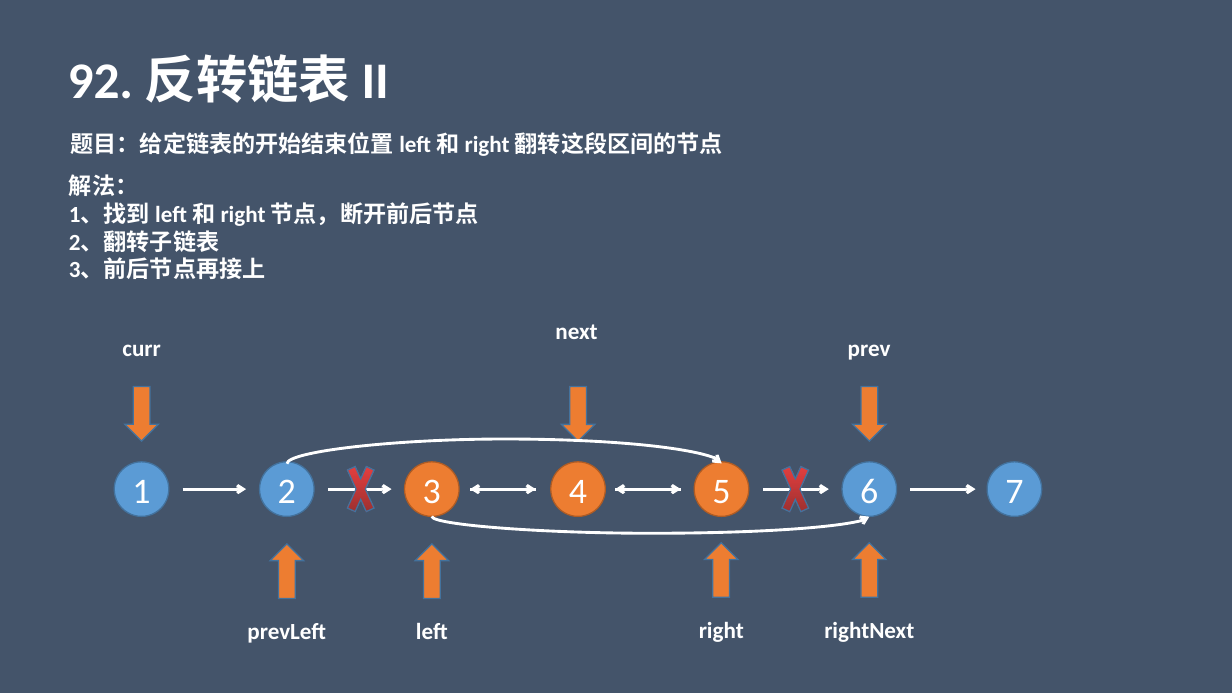
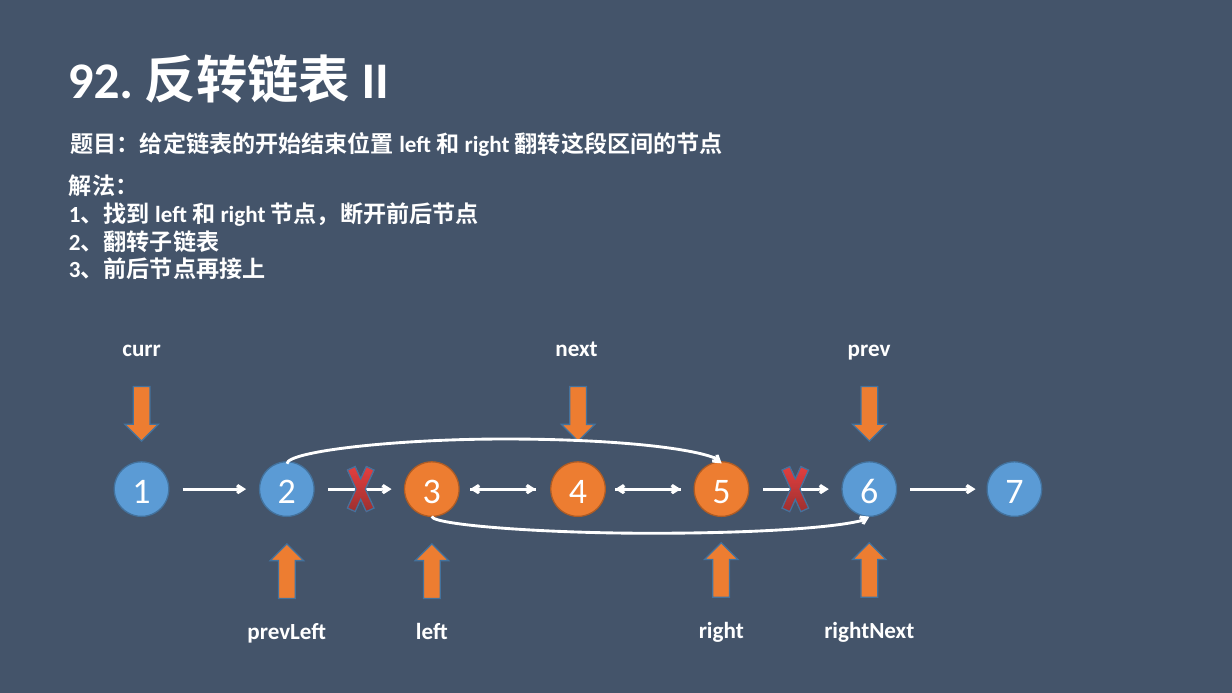
Before and after one commit to liangle/liangle-frontend-studybook, a slide deck: slide 2 of 小白学算法系列.pptx. Drawn at 1232x693 pixels with LibreOffice and Linux fonts; fonts in the diff are those of the drawing. Boxes give left, top, right and bottom in pixels: in the first picture for what was removed or moved away, otherwise in the second. Text is boxed around its words. In the diff, an @@ line names an element or a change of style, - is before the commit and + after.

```diff
--- a/小白学算法系列.pptx
+++ b/小白学算法系列.pptx
@@ text "next": place and size @@
-text "next" at [555, 324, 597, 339]
+text "next" at [555, 341, 597, 356]
```
Also in this commit, not shown: 1 slide added, 3 other files.
